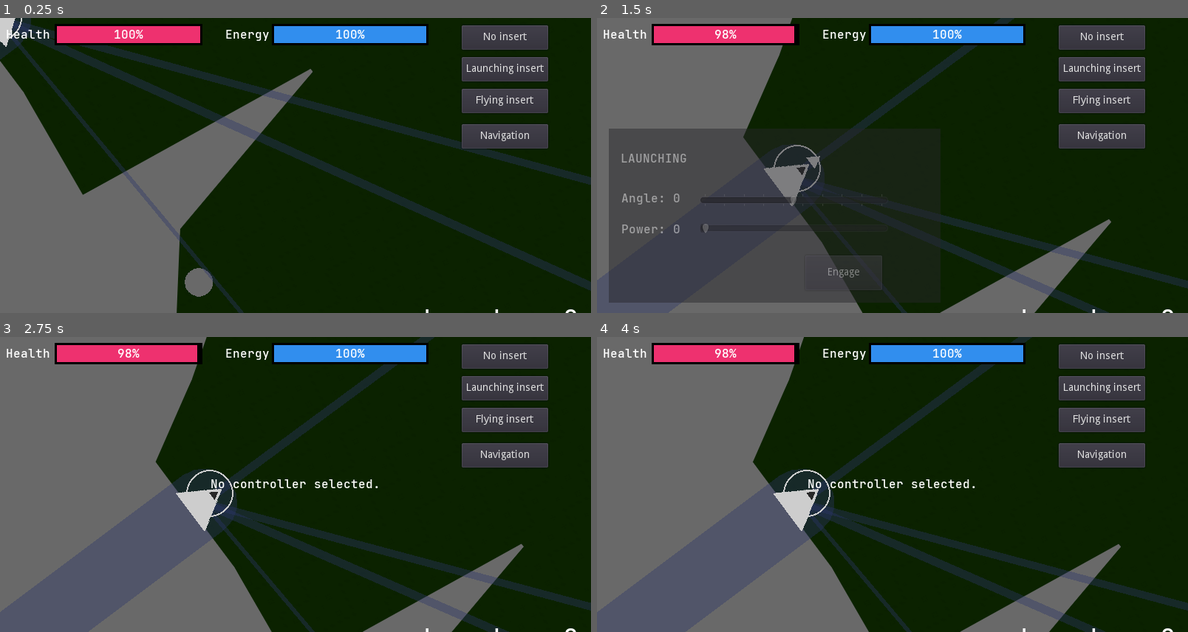
Above: before the commit, frames 1-4 (two rows, left to right).
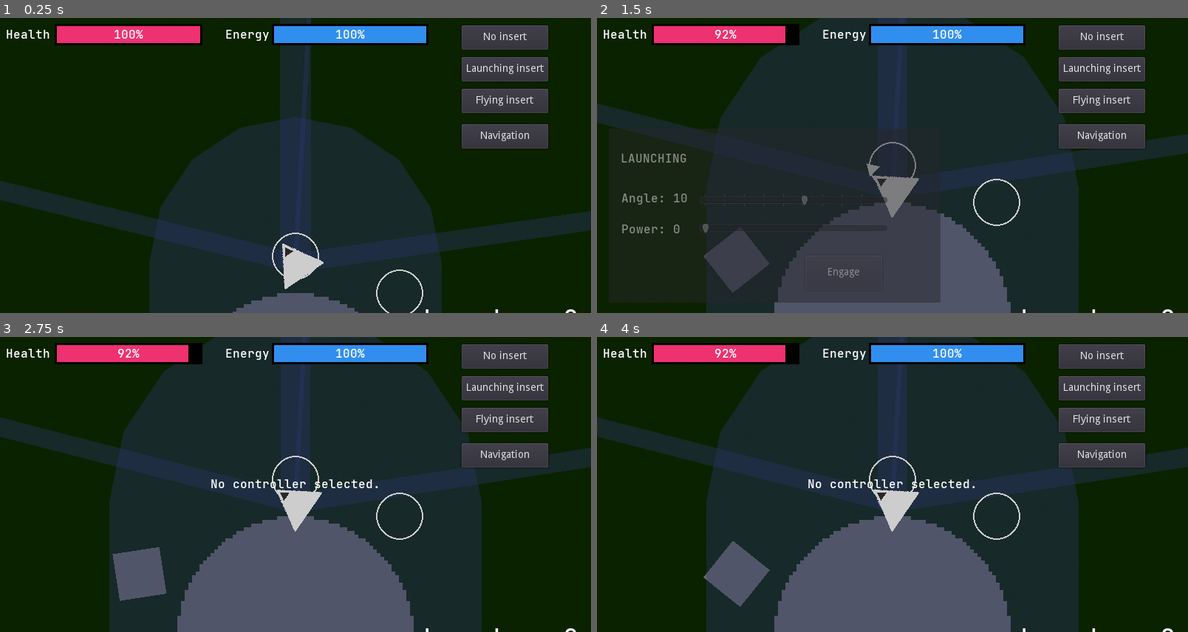
Above: after the commit, the same moments.

Repository: enricllagostera/de-volta
Game: Godot game, scene res://levels/Level2.tscn
Same seed, same stepped clock (60 frames per second), same inputs: the game is played once before the commit and once after it. This scene is started directly instead of the project's main scene.
Inputs:
- Up to frame 1 (0.25 s): no input
- Up to frame 2 (1.5 s): tap Enter (ui_accept) at 0.5, 0.77 s; hold Right (ui_right) 0.53-1.28 s; tap 1 (empty_controller) at 0.6 s; hold Down (ui_down) from 1.28 s (still down); tap 2 (launching_controller) at 1.35 s
- Up to frame 3 (2.75 s): tap Enter (ui_accept) at 1.52 s; release Down (ui_down) at 2.03 s; hold Right (ui_right) from 2.03 s (still down); tap 1 (empty_controller) at 2.1 s
- Up to frame 4 (4 s): release Right (ui_right) at 2.78 s; hold Up (ui_up) 2.78-3.53 s; tap 2 (launching_controller) at 2.85 s; tap Enter (ui_accept) at 3.02, 3.77 s; hold Left (ui_left) from 3.53 s (still down); tap 1 (empty_controller) at 3.6 s

The runs differ from the first frame. In frame 1, 50% of the frame differs, in the area x 0-100%, y 0-100%; in frame 2, 65%; in frame 3, 70%; in frame 4, 70%.

Commit message:
feat: Adds collision betwee player and ghost ships
For now the collision just restarts the level.

Closes #6

Diff:
--- a/levels/Level1.tscn
+++ b/levels/Level1.tscn
@@ -311,7 +311,7 @@
 
 [node name="LaunchPoint2" parent="Scenario" instance=ExtResource( 20 )]
 self_modulate = Color( 0.803922, 0.803922, 0.803922, 1 )
-position = Vector2( 332, 2334 )
+position = Vector2( 1298, 1370 )
 
 [node name="LaunchPoint3" parent="Scenario" instance=ExtResource( 20 )]
 self_modulate = Color( 0.803922, 0.803922, 0.803922, 1 )
--- a/levels/Level2.tscn
+++ b/levels/Level2.tscn
@@ -53,6 +53,7 @@
 radius = 18.1108
 
 [node name="Level" type="Node2D"]
+position = Vector2( 210, 144 )
 script = ExtResource( 9 )
 area_bounds = Rect2( 0, 0, 2800, 2800 )
 map_camera_smooth = 4.0
@@ -305,11 +306,11 @@
 
 [node name="LaunchPoint" parent="Scenario" instance=ExtResource( 20 )]
 self_modulate = Color( 0.803922, 0.803922, 0.803922, 1 )
-position = Vector2( 284, 694 )
+position = Vector2( 1366, 1792 )
 
 [node name="LaunchPoint2" parent="Scenario" instance=ExtResource( 20 )]
 self_modulate = Color( 0.803922, 0.803922, 0.803922, 1 )
-position = Vector2( 332, 2334 )
+position = Vector2( 1507, 1842 )
 
 [node name="LaunchPoint3" parent="Scenario" instance=ExtResource( 20 )]
 self_modulate = Color( 0.803922, 0.803922, 0.803922, 1 )
--- a/levels/Level3.tscn
+++ b/levels/Level3.tscn
@@ -305,11 +305,11 @@
 
 [node name="LaunchPoint" parent="Scenario" instance=ExtResource( 20 )]
 self_modulate = Color( 0.803922, 0.803922, 0.803922, 1 )
-position = Vector2( 284, 694 )
+position = Vector2( 1366, 1798 )
 
 [node name="LaunchPoint2" parent="Scenario" instance=ExtResource( 20 )]
 self_modulate = Color( 0.803922, 0.803922, 0.803922, 1 )
-position = Vector2( 332, 2334 )
+position = Vector2( 1507, 1830 )
 
 [node name="LaunchPoint3" parent="Scenario" instance=ExtResource( 20 )]
 self_modulate = Color( 0.803922, 0.803922, 0.803922, 1 )
--- a/levels/PlaybackSystem.gd
+++ b/levels/PlaybackSystem.gd
@@ -15,7 +15,8 @@
 func _ready():
 	level_name = Main.get_current_level_name()
 #	Calculate current launch point current_index based on number of plays
-	current_index = play_count % launchpad_count
+	var local_count = Main.get_current_level_count()
+	current_index = local_count % launchpad_count
 #	Instantiate recorded ghost ships on remaining launch points
 	for ghost_index in launchpad_count:
 #		Only load history if there is a playthrough for this launchpad
@@ -26,12 +27,6 @@
 	var current_launchpad = get_node(launch_points[current_index]).position;
 	player.position = current_launchpad
 	$Recorder.launchpad_index = current_launchpad
-
-
-func _notification(what):
-	if what == MainLoop.NOTIFICATION_WM_QUIT_REQUEST:
-		erase_saved_histories();
-		get_tree().quit() # default behavior
 
 
 func add_ghost(index):
@@ -47,17 +42,8 @@
 
 
 
-func save_history(history, launchpad_index):
-	var file = File.new();
-	var path = "user://record-"+ player.name + "-" + level_name + "-" + str(launchpad_index) +".sav";
-	print(path);
-	if file.open(path, File.WRITE) != 0:
-		print("Error opening file")
-		return
-	var data = {}
-	data.history = history
-	file.store_line(to_json(data))
-	file.close()
+func save_level_history(history, launchpad_index):
+	Main.save_history(history, player.name, level_name, launchpad_index)
 
 
 func load_history(launchpad_index):
@@ -77,12 +63,6 @@
 	return history
 
 
-func erase_saved_histories():
-	for ghost_index in launchpad_count:
-		save_history([], ghost_index)
-
-
-
 func _on_Starship_goal_reached(launch_count, energy):
 	$Recorder.prepare_for_saving()
-	save_history($Recorder.history, current_index)
+	save_level_history($Recorder.history, current_index)
--- a/scenes/GhostShip.tscn
+++ b/scenes/GhostShip.tscn
@@ -1,10 +1,15 @@
-[gd_scene load_steps=4 format=2]
+[gd_scene load_steps=5 format=2]
 
 [ext_resource path="res://scripts/RecordPlayer.gd" type="Script" id=1]
 [ext_resource path="res://images/prototyping_shapes4.png" type="Texture" id=2]
 [ext_resource path="res://images/prototyping_shapes1.png" type="Texture" id=3]
 
-[node name="GhostShip" type="Node2D"]
+[sub_resource type="CircleShape2D" id=1]
+radius = 20.0
+
+[node name="GhostShip" type="Area2D"]
+collision_layer = 2
+collision_mask = 3
 script = ExtResource( 1 )
 source_node = NodePath("../../Player/Starship")
 
@@ -15,3 +20,8 @@
 [node name="ShipL2" type="Sprite" parent="ShipL"]
 scale = Vector2( 0.4, 0.4 )
 texture = ExtResource( 3 )
+
+[node name="CollisionShape2D" type="CollisionShape2D" parent="."]
+shape = SubResource( 1 )
+
+[connection signal="body_entered" from="." to="." method="_on_GhostShip_body_entered"]
--- a/scenes/Starship.tscn
+++ b/scenes/Starship.tscn
@@ -19,6 +19,7 @@
 _data = [ Vector2( 0, 1 ), 0.0, 0.0, 0, 0, Vector2( 1, 0 ), -0.228672, 0.0, 0, 0 ]
 
 [node name="Starship" type="KinematicBody2D"]
+collision_mask = 3
 script = ExtResource( 1 )
 base_damp = 0.01
 
--- a/scripts/Main.gd
+++ b/scripts/Main.gd
@@ -4,10 +4,22 @@
 var current_level = 0
 
 var levels = [
-	{"name": "Level1", "level_count": 0},
-	{"name": "Level2", "level_count": 0},
-	{"name": "Level3", "level_count": 0}
+	{"name": "Level1", "level_count": 0, "launchpad_count": 5},
+	{"name": "Level2", "level_count": 0, "launchpad_count": 5},
+	{"name": "Level3", "level_count": 0, "launchpad_count": 5}
 ]
+
+
+func _notification(what):
+	if what == MainLoop.NOTIFICATION_WM_QUIT_REQUEST:
+		erase_saved_histories();
+		get_tree().quit() # default behavior
+
+
+func erase_saved_histories():
+	for level in levels:
+		for ghost_index in level.launchpad_count:
+			save_history([], "Starship", level.name, ghost_index)
 
 
 func advance_level():
@@ -24,9 +36,26 @@
 	get_tree().get_root().add_child(new_level)
 
 
+func get_current_level_count():
+	return levels[current_level].level_count;
+
+
 func get_current_level_name():
 	return levels[current_level].name;
 
 
 func reload_current_level():
 	change_level(levels[current_level].name)
+
+
+func save_history(history, object_name, level_name, launchpad_index):
+	var file = File.new();
+	var path = "user://record-"+ object_name + "-" + level_name + "-" + str(launchpad_index) +".sav";
+#	print(path);
+	if file.open(path, File.WRITE) != 0:
+		print("Error opening file")
+		return
+	var data = {}
+	data.history = history
+	file.store_line(to_json(data))
+	file.close()
--- a/scripts/RecordPlayer.gd
+++ b/scripts/RecordPlayer.gd
@@ -48,3 +48,10 @@
 
 func stop():
 	set_process(false)
+
+
+func _on_GhostShip_body_entered(body):
+	if body is Starship:
+		print("hit player")
+		body.touched_ghost(self)
+	pass # Replace with function body.
--- a/scripts/Starship.gd
+++ b/scripts/Starship.gd
@@ -79,6 +79,8 @@
 
 
 func _physics_process(delta):
+	if is_dying:
+		return
 	if is_navigating:
 		_change_energy(energy - delta * energy_for_navigation_per_s)
 	if not is_grounded:
@@ -175,3 +177,11 @@
 	yield(get_tree().create_timer(OFFSCREEN_TIME_MAX), "timeout")
 	if is_out_of_bounds:
 		emit_signal("died")
+
+
+func touched_ghost(ghost):
+	is_dying = true
+	$DeathExplosion.emitting = true
+	$Visual.visible = false
+	$LaunchAim.visible = false
+	emit_signal("died")
